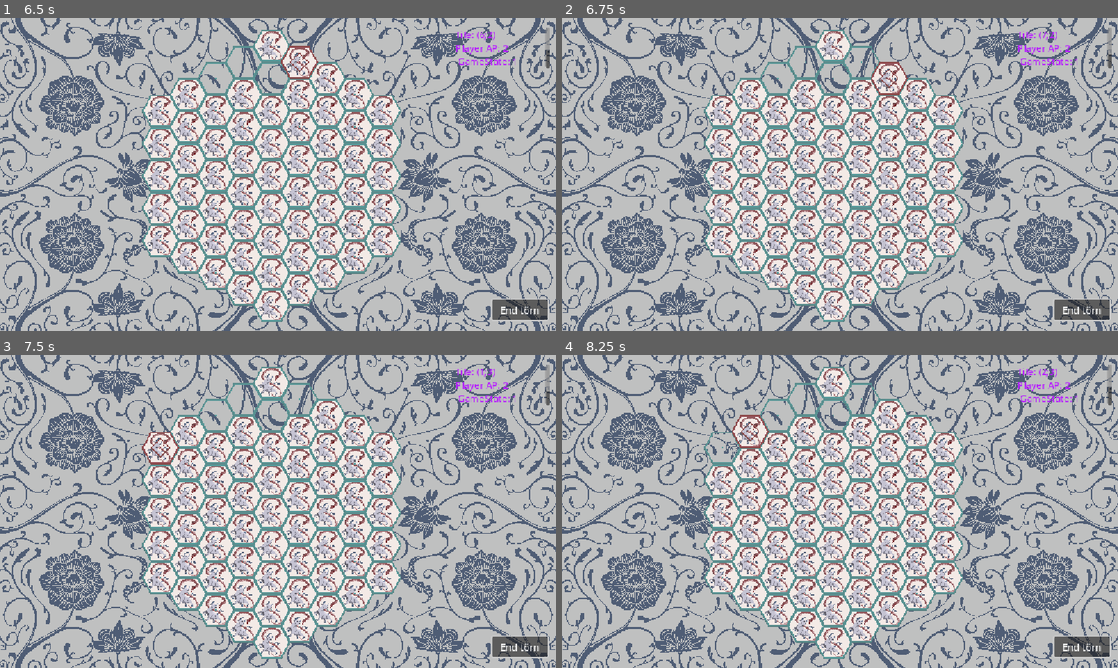
Above: before the commit, frames 1-4 (two rows, left to right).
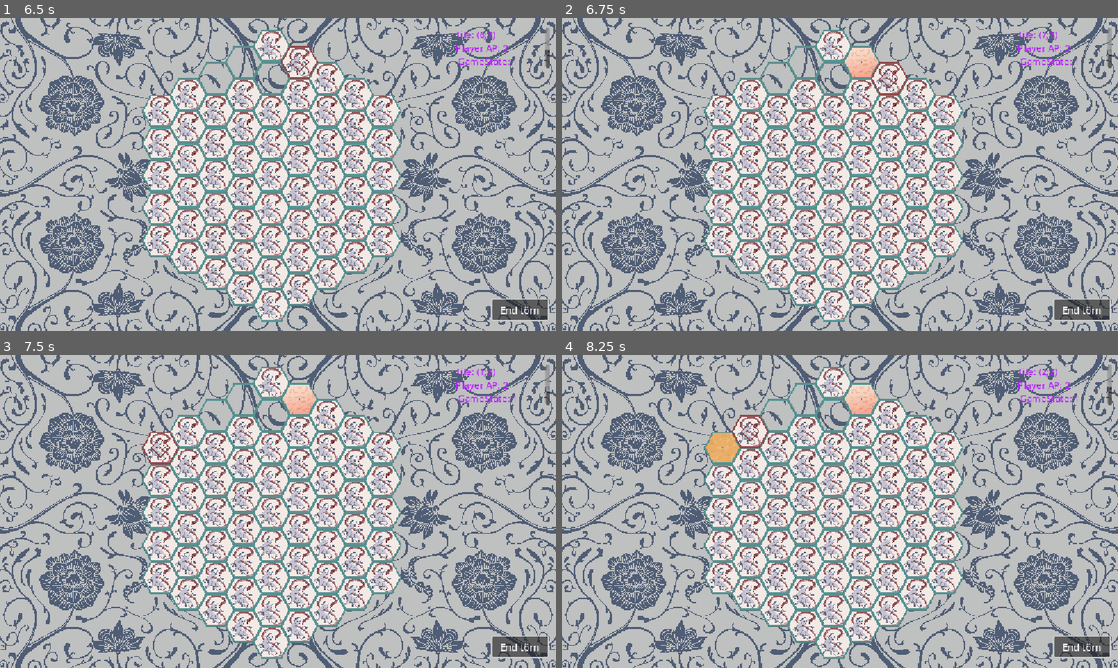
Above: after the commit, the same moments.

Repository: jy4be/gamejam-2025
Game: Godot game, scene res://root.tscn
Same seed, same stepped clock (60 frames per second), same inputs: the game is played once before the commit and once after it.
Inputs (mouse positions are in pixels of both pictures, inside the frame that each line leads up to):
- Up to frame 1 (6.5 s): click "End törn" at 0.5 s; click "End törn" at 1.25 s; click "End törn" at 2 s; tap Enter at 2.75, 4.25, 5.75 s; move the mouse to (272, 46) at 2.77 s; hold E 2.78-3.53 s; click (272, 46) at 2.92 s; tap Space at 3.5, 5 s; move the mouse to (216, 77) at 3.52 s; tap E at 3.6, 5.1 s; click (216, 77) at 3.67 s; move the mouse to (244, 61) at 4.27 s; hold E 4.28-5.03 s; click (244, 61) at 4.42 s; move the mouse to (272, 77) at 5.02 s; click (272, 77) at 5.17 s; move the mouse to (300, 61) at 5.77 s; hold E from 5.78 s (still down); click (300, 61) at 5.92 s
- Up to frame 2 (6.75 s): tap Space at 6.5 s; move the mouse to (890, 77) at 6.52 s; release E at 6.53 s; tap E at 6.6 s; click (890, 77) at 6.67 s
- Up to frame 3 (7.5 s): move the mouse to (161, 448) at 7.27 s; hold E from 7.28 s (still down); click (161, 448) at 7.42 s
- Up to frame 4 (8.25 s): move the mouse to (751, 430) at 8.02 s; release E at 8.03 s; tap E at 8.1 s; click (751, 430) at 8.17 s

Frame 1 is identical in both runs. In frame 2, 0.4% of the frame differs, in the area x 50-57%, y 9-19%; in frame 3, 0.4%; in frame 4, 0.9%, in the area x 25-57%, y 9-35%.

Commit message:
EffectTeleport

Diff:
--- /dev/null
+++ b/Scripts/Effects/EffectTeleport.gd
@@ -0,0 +1,29 @@
+
+extends IEffect
+class_name EffectTeleport
+func intern_onStart(primaryTile : Vector2i, secondaryTile : Vector2i) -> Array[Vector2i]:
+	var unit1 = getUnitOnTile(primaryTile)
+	var unit2 = getUnitOnTile(secondaryTile)
+	unit1.currentOccupiedTileIndex = secondaryTile
+	unit2.currentOccupiedTileIndex = primaryTile
+	onEnd()
+	return []
+
+func onSelection(selectedTile : Vector2i):
+	pass
+
+func onHighlight(tileUnderMouse : Vector2i):
+	pass
+
+func getSpritePath()->String:
+	return "res://Assets/Teleport.png"
+
+func getSpritePathBackGround()->String:
+	return "res://Assets/Grasagon.png"
+
+func isTeamEffect() -> bool:
+	return false
+
+
+func getName() -> String:
+	return "Dummy"
--- a/Scripts/GlobalVariables.gd
+++ b/Scripts/GlobalVariables.gd
@@ -6,18 +6,19 @@
 var currentPlayer: Player = null
 
 
-#var Effects : Dictionary = {
-	#EffectDummy : 20,
-	#EffectBaseAttack : 10,
-	#EffectBlume : 6,
-	#EffectHeal : 6,
-	#EffectMaprefresh : 2,
-	#EffectIncrementActionPoints : 4,
-	#EffectIncrementUnit : 4,
-	#EffectShot: 2
-	#}
+var Effects : Dictionary = {
+	EffectDummy : 20,
+	EffectBaseAttack : 10,
+	EffectBlume : 6,
+	EffectHeal : 6,
+	EffectMaprefresh : 2,
+	EffectIncrementActionPoints : 4,
+	EffectIncrementUnit : 4,
+	EffectShot: 2,
+	EffectTeleport: 4
+	}
 
 #DEBUG
-var Effects : Dictionary = {
-	EffectShot : 100,
-	}
+#var Effects : Dictionary = {
+	#EffectTeleport : 100,
+	#}
Not shown, added: Scripts/Effects/EffectTeleport.gd.uid
